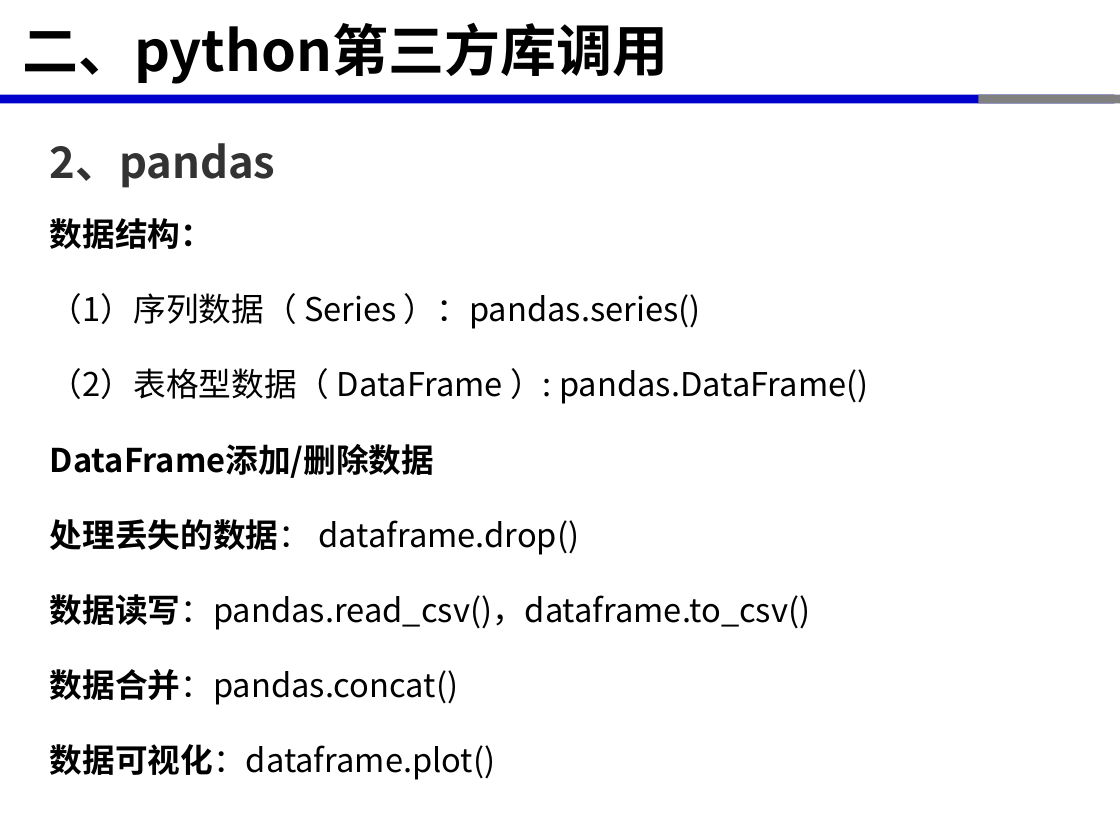
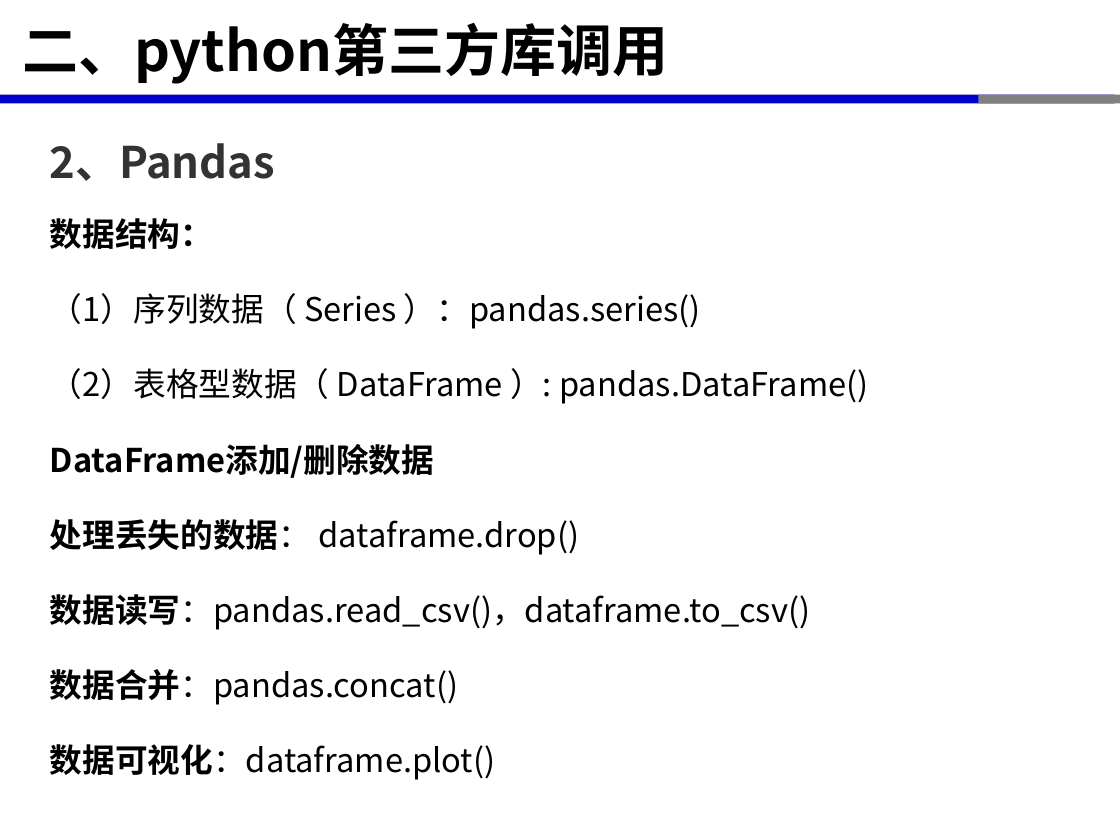
Before and after one commit to xinluo2018/spatial-data-processing, a slide deck: slide 10 of 第2章-Python程序设计基础/第3节-python库调用-2课时.pptx. Drawn at 1120x840 pixels with LibreOffice and Linux fonts; fonts in the diff are those of the drawing. Boxes give left, top, right and bottom in pixels: in the first picture for what was removed or moved away, otherwise in the second. Text is boxed around its words. In the diff, an @@ line names an element or a change of style, - is before the commit and + after.

```diff
--- a/第2章-Python程序设计基础/第3节-python库调用-2课时.pptx
+++ b/第2章-Python程序设计基础/第3节-python库调用-2课时.pptx
@@ text at [50,143,275,181]: text changed @@
-2、pandas
+2、Pandas
```
Also in this commit, not shown: 10 other slides changed, 20 other files.
